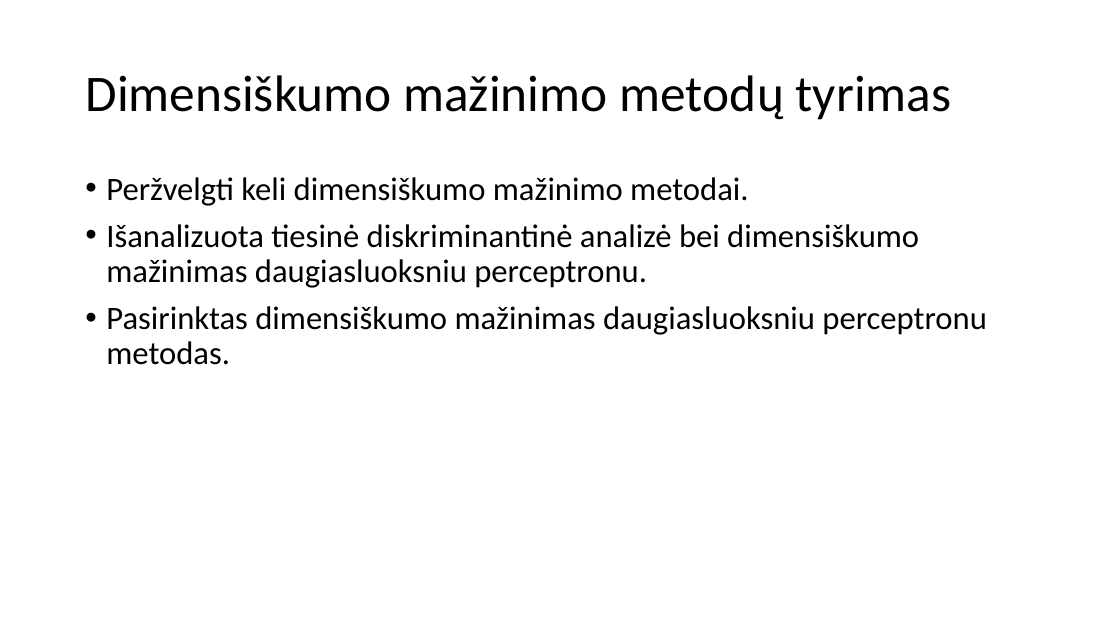
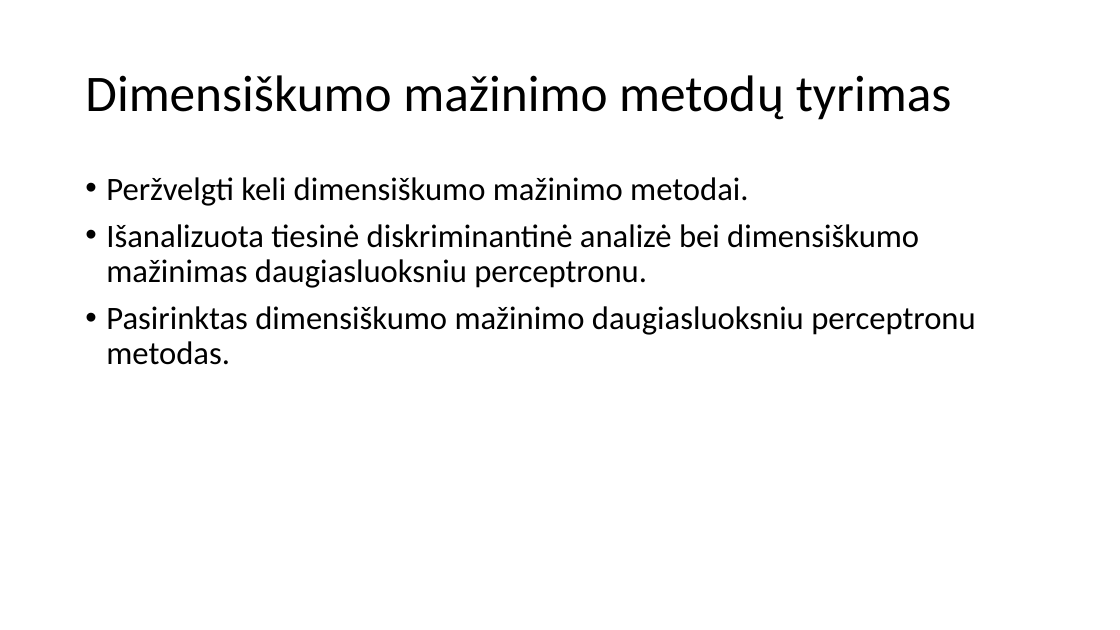
Before and after one commit to donce/bakalauras, a slide deck: slide 5 of pristatymas.pptx. Drawn at 1120x630 pixels with LibreOffice and Linux fonts; fonts in the diff are those of the drawing. Boxes give left, top, right and bottom in pixels: in the first picture for what was removed or moved away, otherwise in the second. Text is boxed around its words. In the diff, an @@ line names an element or a change of style, - is before the commit and + after.

```diff
--- a/pristatymas.pptx
+++ b/pristatymas.pptx
@@ text at [106,306,975,365]: text changed @@
-• Pasirinktas dimensiškumo mažinimas daugiasluoksniu perceptronu metodas.
+• Pasirinktas dimensiškumo mažinimo daugiasluoksniu perceptronu metodas.
```
Also in this commit, not shown: 3 other slides changed.
